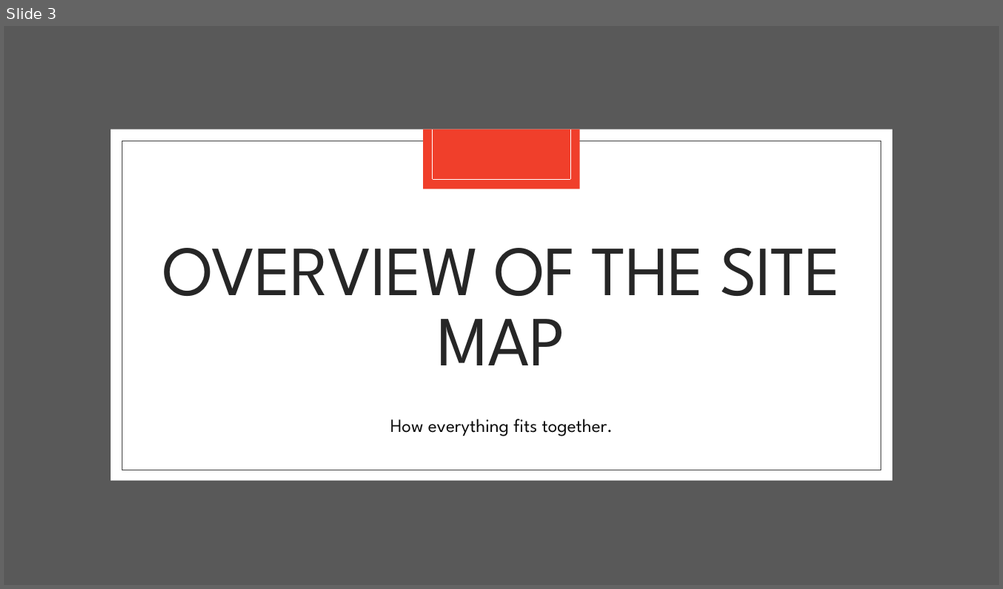
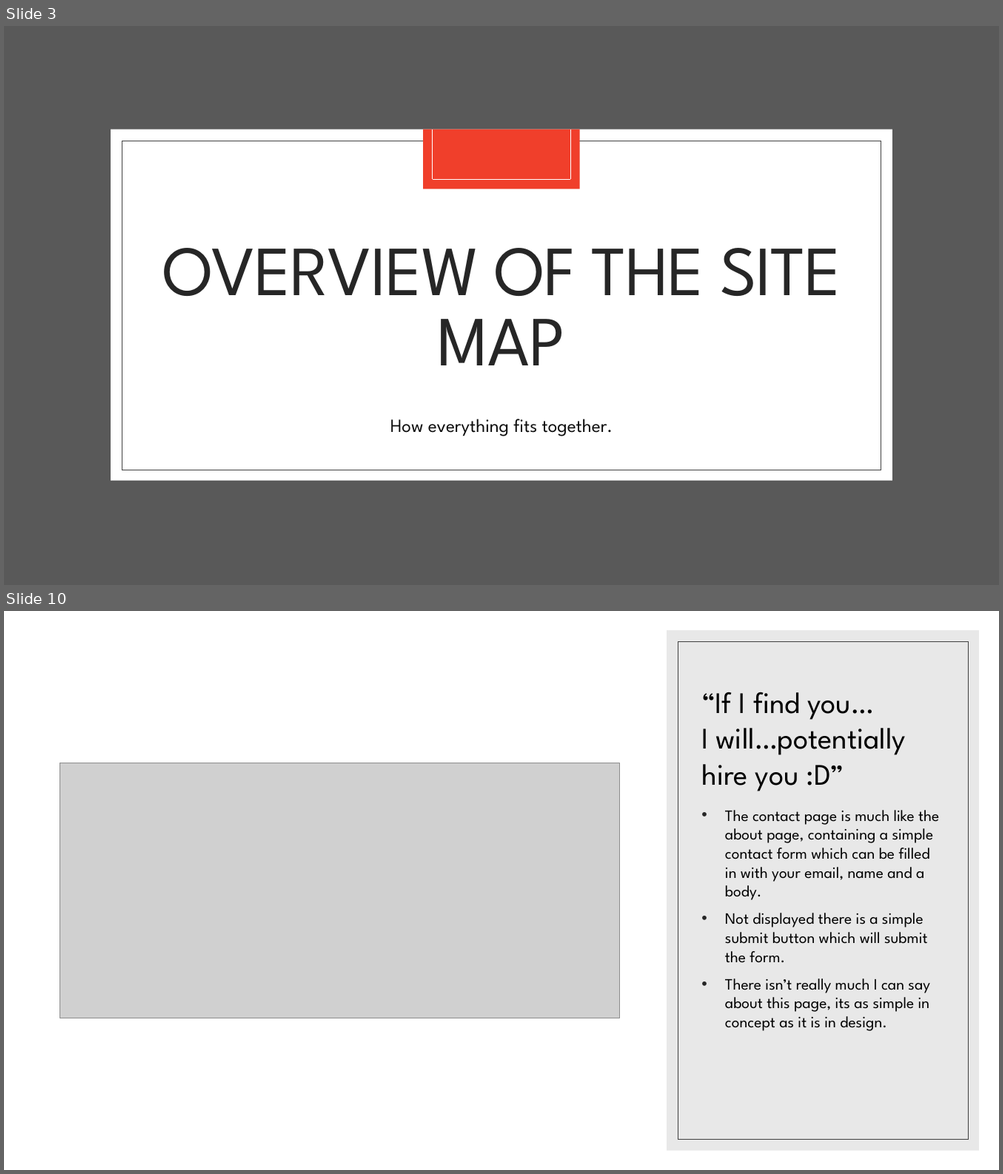
Before and after one commit to wSwanepoel199/WillemSwanepoel_T1A2, a slide deck: ppt/Portfolio.pptx. Shown one above the other, each under a label of ours: slide 3 before the commit, slides 3 and 10 after it; the slides between them are not shown. The pictures are 1003x589 and 1003x1174 pixels, drawn with LibreOffice and Linux fonts; fonts in the diff are those of the drawing; grey boxes stand for pictures. Boxes give left, top, right and bottom in pixels: in the first picture for what was removed or moved away, otherwise in the second. Text is boxed around its words. In the diff, an @@ line names an element or a change of style, - is before the commit and + after.

```diff
--- a/ppt/Portfolio.pptx
+++ b/ppt/Portfolio.pptx
@@ slide 10 added at [4,611,999,1170], background #FFFFFF @@
@@ rectangle added at [666,630,979,1151], fill #D9D9D9 at 60% opacity @@
@@ rectangle added at [677,641,968,1140], outline #404040 0.5 pt @@
@@ title added at [701,692,905,792], 28.8 pt, text #000000 @@
+“If I find you…
+I will…potentially hire you :D”
@@ picture added at [60,763,620,1019] @@
@@ text added at [725,810,939,1031], 15.3 pt, text #000000 @@
+• The contact page is much like the about page, containing a simple contact form which can be filled in with your email, name and a body.
+• Not displayed there is a simple submit button which will submit the form.
+• There isn’t really much I can say about this page, its as simple in concept as it is in design.
```
Also in this commit, not shown: 1 slide changed, 10 other slides added.
